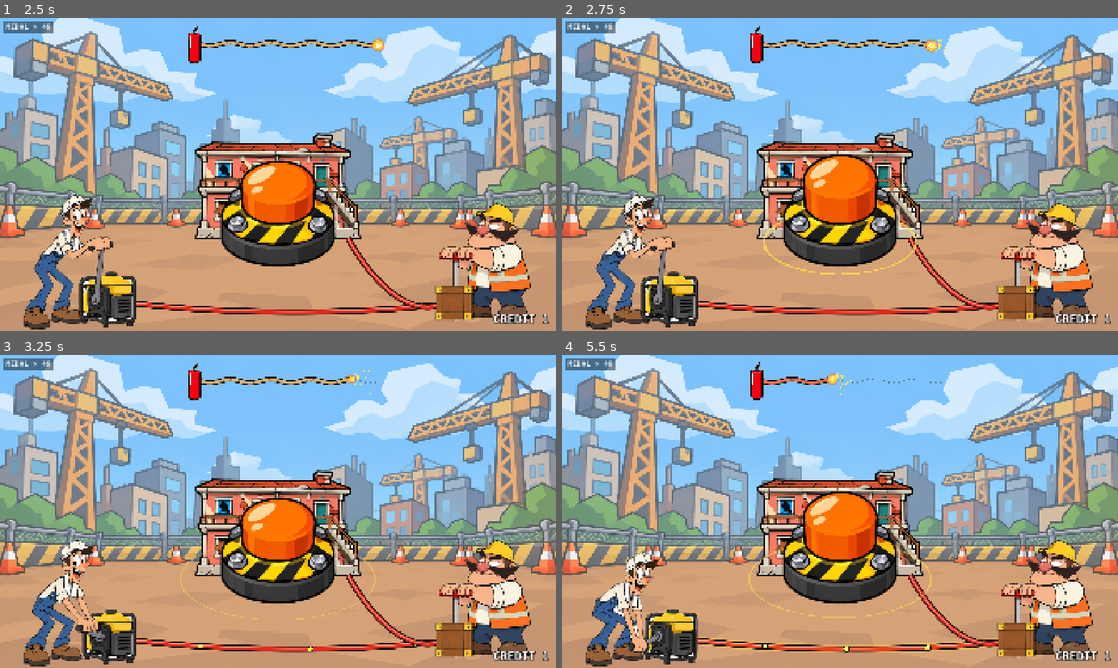
Above: before the commit, frames 1-4 (two rows, left to right).
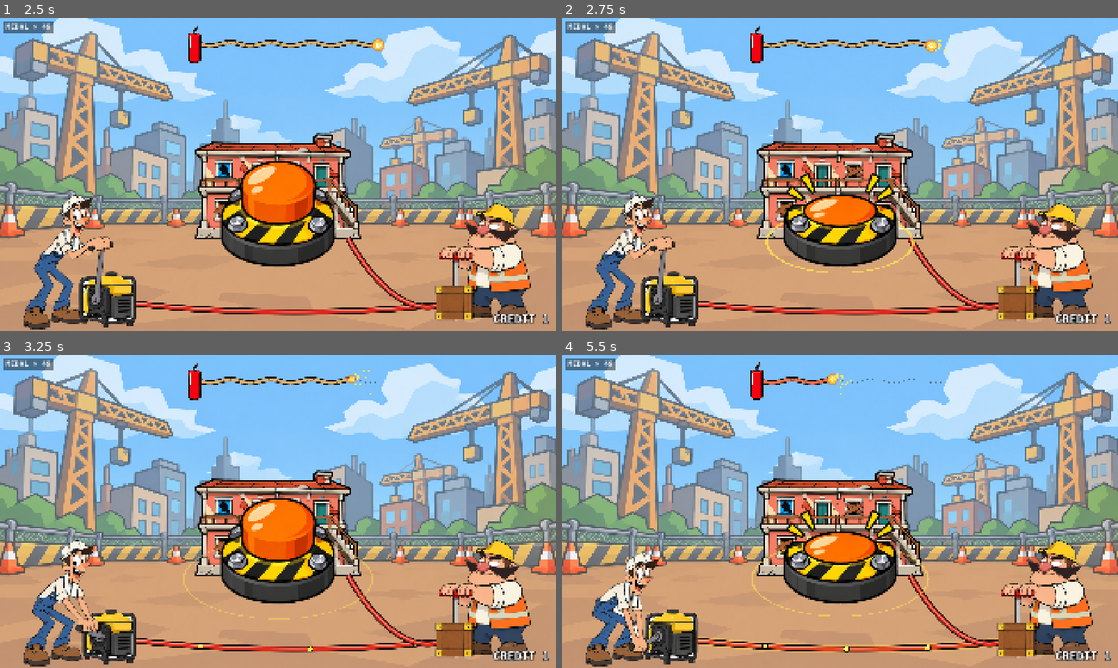
Above: after the commit, the same moments.

Repository: THEToilet/jari-medal-godot
Game: Godot game, scene res://scenes/main.tscn
The game is run twice, just before and just after one commit, with the same random seed, the same clock (stepped at 60 frames per second) and the same inputs.
Inputs (mouse positions are in pixels of both pictures, inside the frame that each line leads up to):
- Up to frame 1 (2.5 s): tap Enter at 0.5, 2.1 s; move the mouse to (400, 158) at 0.52 s; hold C (coin) 0.53-1.28 s; click (400, 158) at 0.67 s; move the mouse to (166, 190) at 1.27 s; tap Space (tap) at 1.35 s; click (166, 190) at 1.42 s; move the mouse to (333, 105) at 2.02 s; click (333, 105) at 2.17 s
- Up to frame 2 (2.75 s): no input
- Up to frame 3 (3.25 s): move the mouse to (250, 574) at 2.77 s; tap C (coin) at 2.85 s; click (250, 574) at 2.92 s
- Up to frame 4 (5.5 s): move the mouse to (1006, 558) at 3.52 s; hold Space (tap) 3.53-4.28 s; click (1006, 558) at 3.67 s; move the mouse to (673, 464) at 4.27 s; tap Enter at 4.35 s; click (673, 464) at 4.42 s; move the mouse to (867, 511) at 5.02 s; hold C (coin) from 5.03 s (still down); click (867, 511) at 5.17 s

Frame 1 is identical in both runs. In frame 2, 3.5% of the frame differs, in the area x 36-64%, y 43-82%; in frame 3, 0.4%; in frame 4, 3.6%, in the area x 33-67%, y 43-84%.

Commit message:
ボタンの合図アニメを2コマに（ピストン感をなくす）
Co-Authored-By: Claude Opus 5.5 <noreply@anthropic.com>
Claude-Session: https://claude.ai/code/session_01EELGvtKJpMHAwYAc1xVS7Q

Diff:
--- a/scripts/button_hint.gd
+++ b/scripts/button_hint.gd
@@ -1,12 +1,14 @@
 class_name ButtonHint
 extends Node2D
 ## 「ボタンを押せ」の合図アニメ。assets/button/press_0〜3.png のコマ送りで
-## ボタンがペコペコ押し込まれ、底まで押したコマで衝撃の輪が広がる。
+## 「離した」「押した」の2コマだけで切り替え、押した瞬間に衝撃の輪が広がる。
 ## 連打中も起爆待ちも同じアニメで、間隔と大きさだけ変える。原点は土台の下端中央。
 
 const FRAMES := 4
-## 1周の中で各コマに切り替わるタイミング（0〜1）。構え→半分→底→戻り
-const SWITCH := [0.0, 0.35, 0.5, 0.72]
+## 使うコマ（press_N の N）。離した→押した の2コマだけ
+const USE := [0, 2]
+## 1周の中で各コマに切り替わるタイミング（0〜1）
+const SWITCH := [0.0, 0.55]
 
 var tex: Texture2D               # 互換用（未使用）
 var interval: float = 0.14       # 1回押す間隔（秒）
@@ -37,7 +39,7 @@
 		return
 	_t += delta
 	var f: int = _frame_at(fmod(_t, interval) / interval)
-	if f == 2 and _last != 2:
+	if f == 1 and _last != 1:
 		_rings.append(0.0)       # 底まで押した瞬間
 	_last = f
 	var alive: Array[float] = []
@@ -51,7 +53,7 @@
 func _draw() -> void:
 	if _frames.is_empty():
 		return
-	var t: Texture2D = _frames[_frame_at(fmod(_t, interval) / interval)]
+	var t: Texture2D = _frames[mini(USE[_frame_at(fmod(_t, interval) / interval)], _frames.size() - 1)]
 	var w: float = size_px
 	var h: float = w * t.get_height() / t.get_width()
 	# 衝撃の輪（土台のまわりに広がる）
